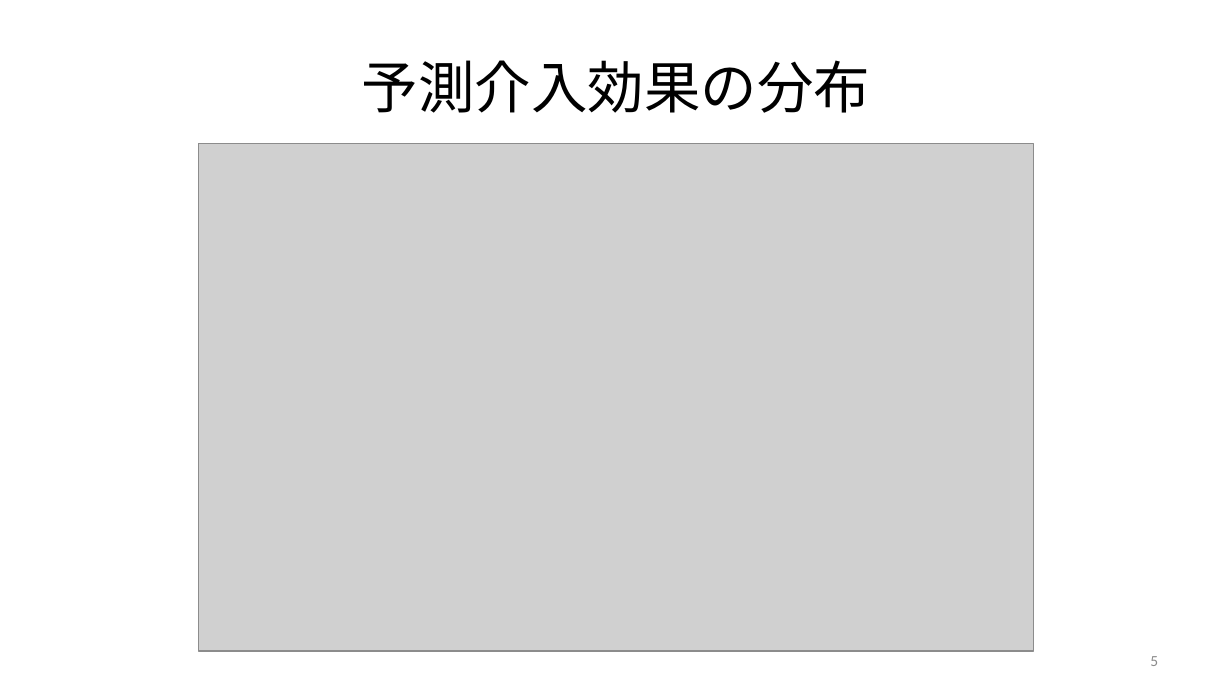
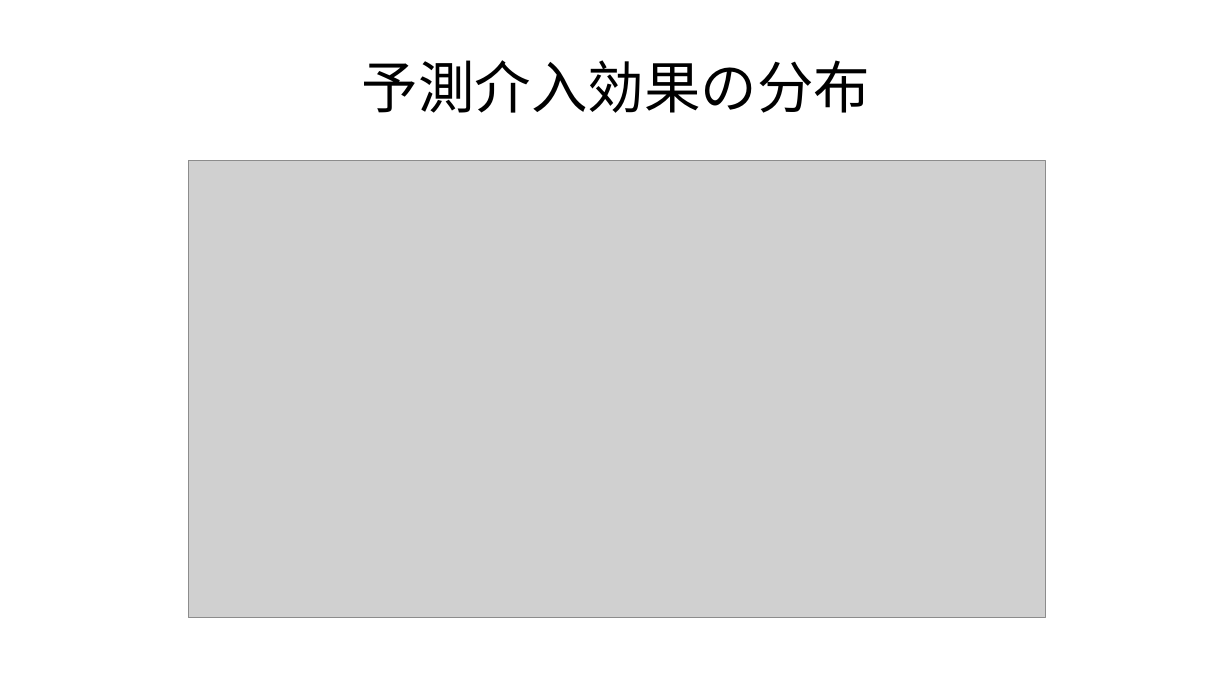
Before and after one commit to JMDP-behavioral-economics/RCT-Nudge, a slide deck: slide 3 of targeting.pptx (slide 5 before the commit). Drawn at 1232x693 pixels with LibreOffice and Linux fonts; fonts in the diff are those of the drawing; grey boxes stand for pictures. Boxes give left, top, right and bottom in pixels: in the first picture for what was removed or moved away, otherwise in the second. Text is boxed around its words. In the diff, an @@ line names an element or a change of style, - is before the commit and + after.

```diff
--- a/targeting.pptx
+++ b/targeting.pptx
@@ picture: place and size @@
-picture at (198, 143, 1032, 650)
+picture at (188, 161, 1046, 618)
@@ page number removed at (1150, 656, 1158, 666) @@
-5
```
Also in this commit, not shown: 3 other slides changed, 1 slide added, 3 slides removed, 3 other files.
